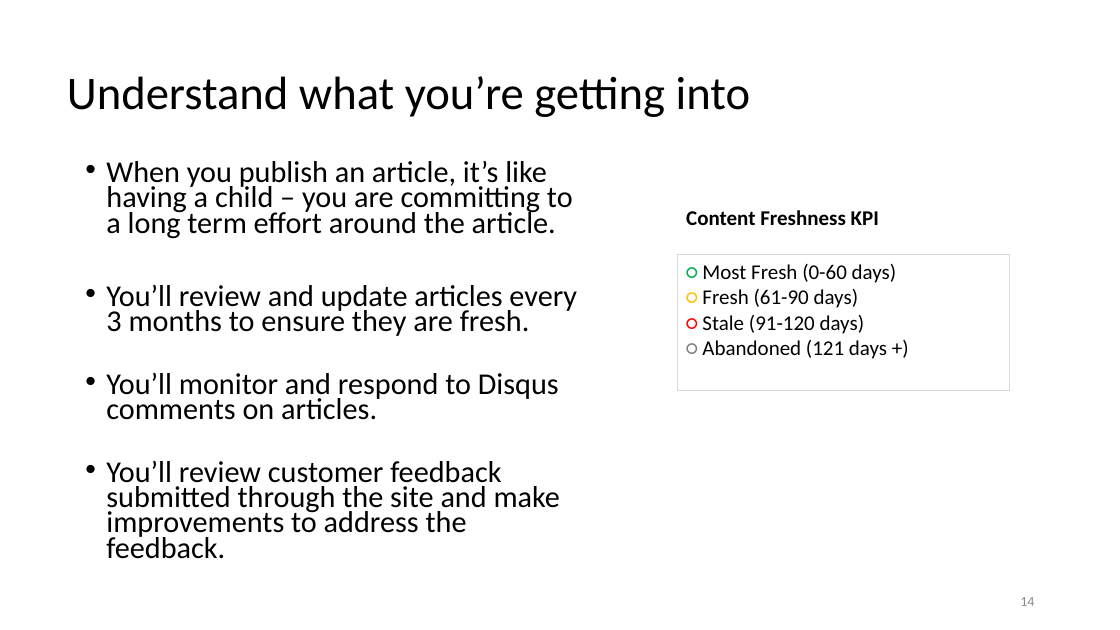
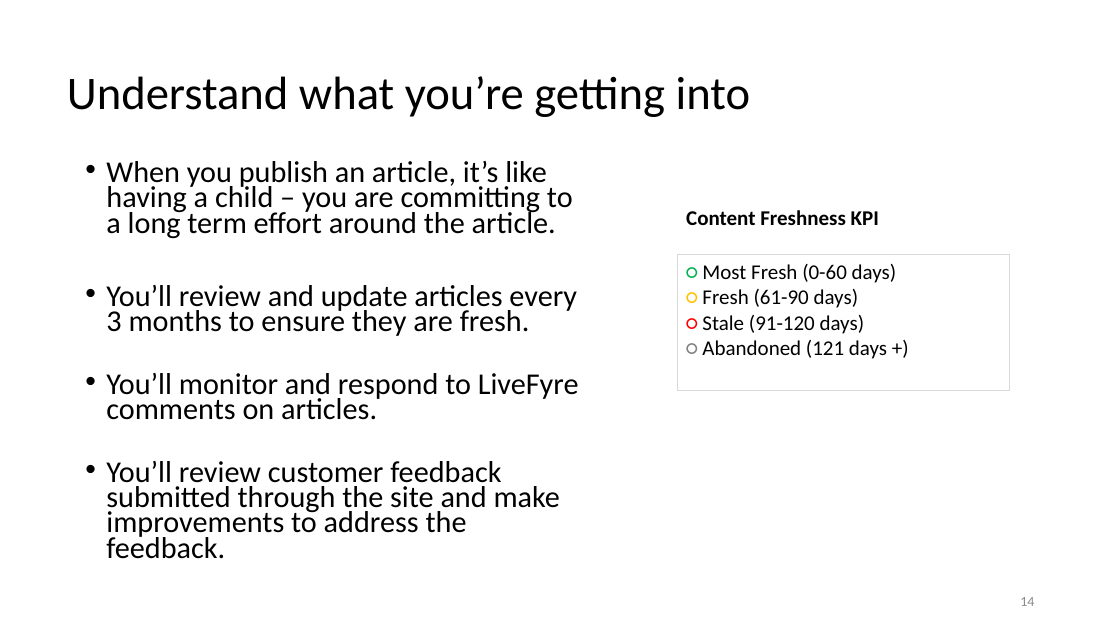
Before and after one commit to karthikaraman/Docs, a slide deck: slide 14 of PartnerTraining/git-github-workflow-training.pptx. Drawn at 1120x630 pixels with LibreOffice and Linux fonts; fonts in the diff are those of the drawing. Boxes give left, top, right and bottom in pixels: in the first picture for what was removed or moved away, otherwise in the second. Text is boxed around its words. In the diff, an @@ line names an element or a change of style, - is before the commit and + after.

```diff
--- a/PartnerTraining/git-github-workflow-training.pptx
+++ b/PartnerTraining/git-github-workflow-training.pptx
@@ text at [106, 373, 579, 420]: text changed @@
-• You’ll monitor and respond to Disqus comments on articles.
+• You’ll monitor and respond to LiveFyre comments on articles.
```
Also in this commit, not shown: 8 other slides changed, 1 other file.
